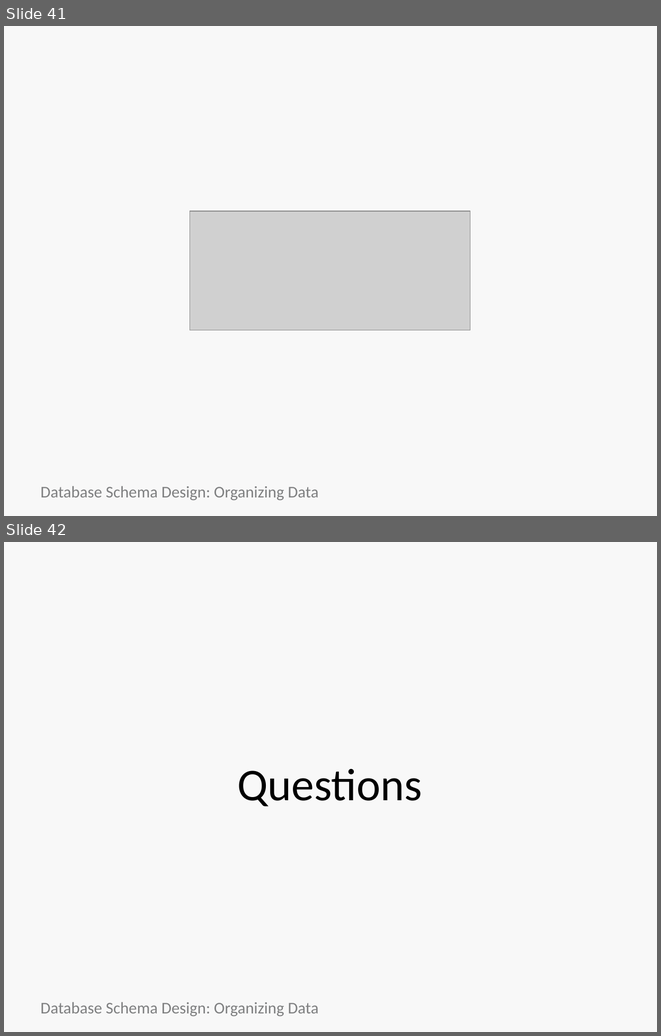
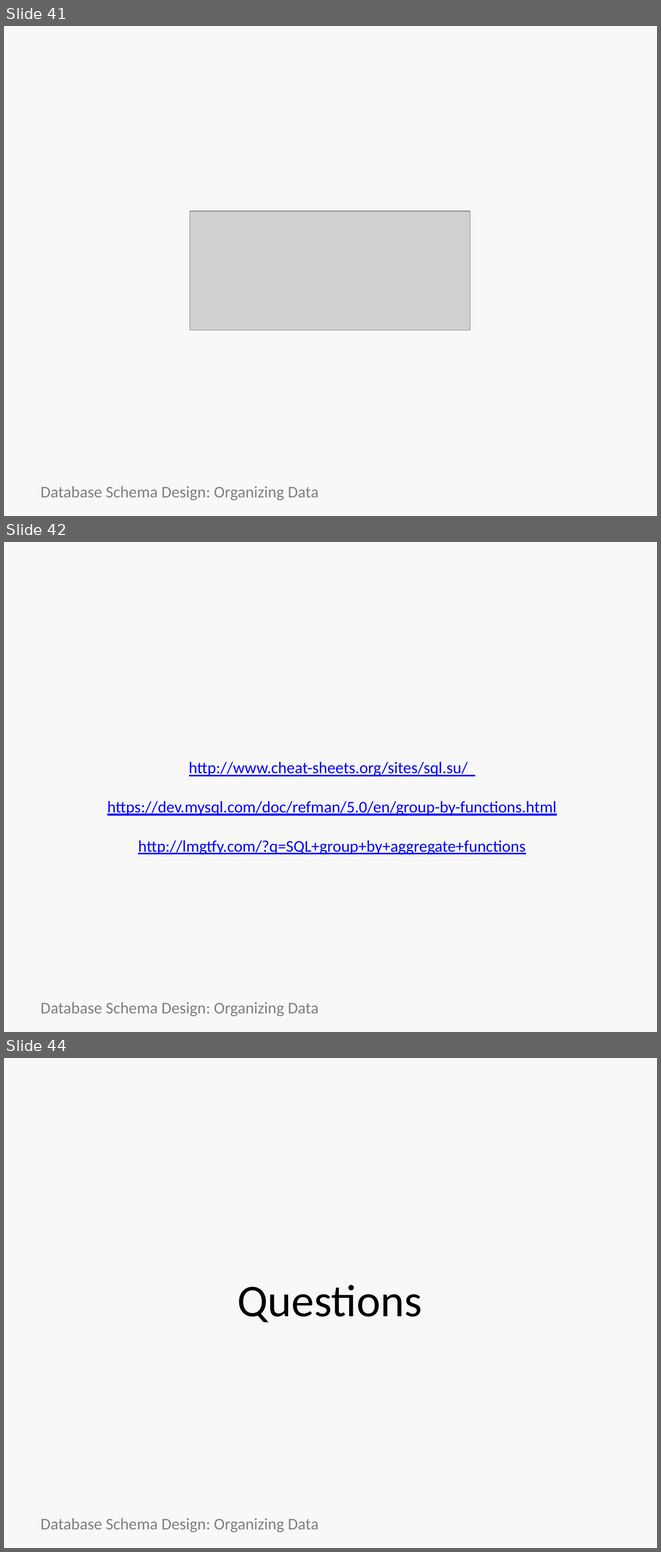
Before and after one commit to bootcoder/sql_schema_design_basics, a slide deck: HTC-schema-sql.pptx. Shown one above the other, each under a label of ours: slides 41 and 42 before the commit, slides 41, 42 and 44 after it; the slides between them are not shown. The pictures are 661x1036 and 661x1552 pixels, drawn with LibreOffice and Linux fonts; fonts in the diff are those of the drawing; grey boxes stand for pictures; background and template pictures are left out. Boxes give left, top, right and bottom in pixels: in the first picture for what was removed or moved away, otherwise in the second. Text is boxed around its words. In the diff, an @@ line names an element or a change of style, - is before the commit and + after.

Commit message:
add cheatsheet & links

```diff
--- a/HTC-schema-sql.pptx
+++ b/HTC-schema-sql.pptx
@@ slide 42 added at (4,542,657,1032), background picture (left out) @@
@@ title added at (37,550,624,632), 44 pt, text #F8F8F8, bold @@
+SQL Links:
@@ text added at (107,761,557,855), 18 pt, text #0000FF, underline @@
+http://www.cheat-sheets.org/sites/sql.su/
+https://dev.mysql.com/doc/refman/5.0/en/group-by-functions.html
+http://lmgtfy.com/?q=SQL+group+by+aggregate+functions
@@ text added at (41,1002,319,1016), 18 pt, text #7E7F80 @@
+Database Schema Design: Organizing Data
@@ what was slide 42 is now slide 44 @@
```
Also in this commit, not shown: 1 other slide added.
